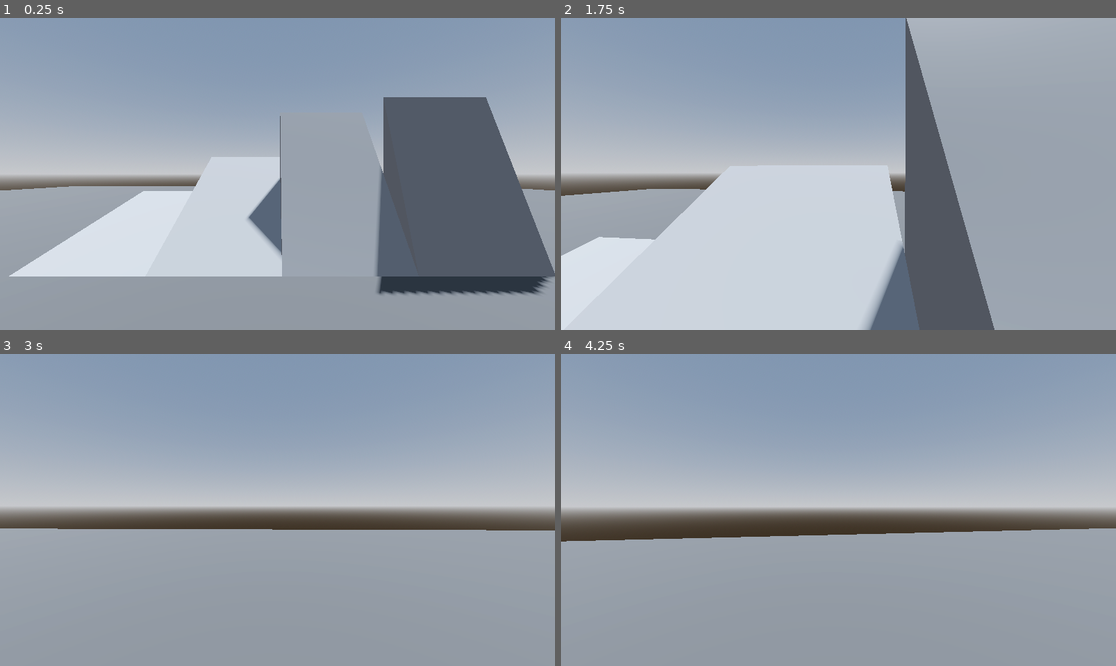
Above: before the commit, frames 1-4 (two rows, left to right).
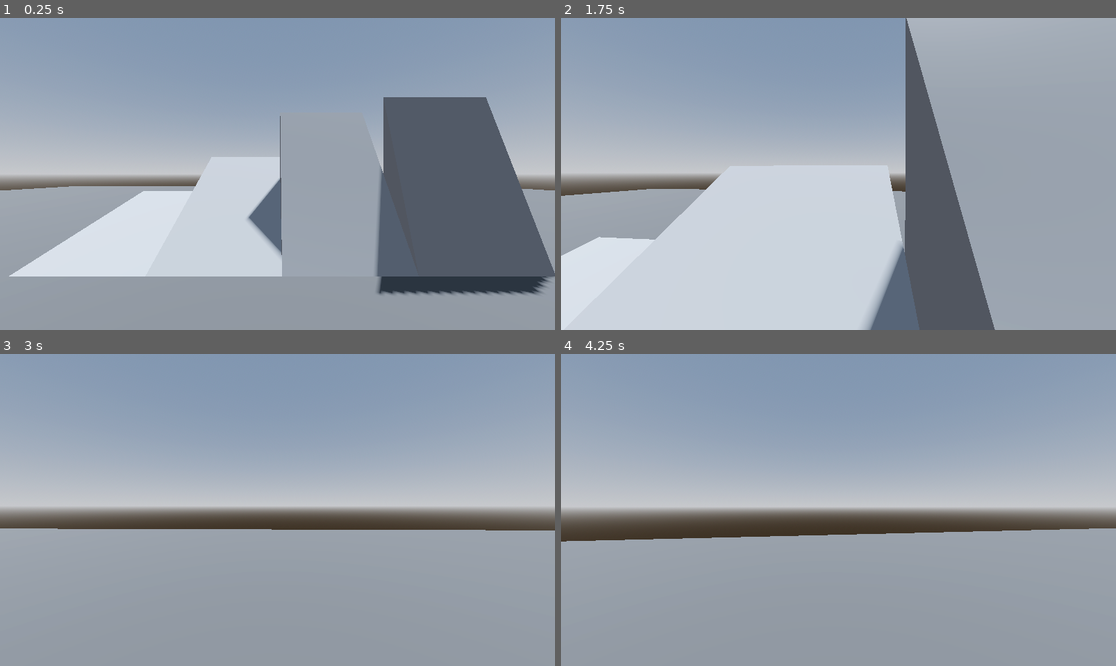
Above: after the commit, the same moments.

Repository: alexjhetherington/godot-character-controller-example
Game: Godot game, scene res://demo.tscn
Same seed, same stepped clock (60 frames per second), same inputs: the game is played once before the commit and once after it.
Inputs (mouse positions are in pixels of both pictures, inside the frame that each line leads up to):
- Up to frame 1 (0.25 s): no input
- Up to frame 2 (1.75 s): tap Enter at 0.5 s; move the mouse to (866, 174) at 0.52 s; hold W (move_forward) from 0.53 s (still down); tap Shift (sprint) at 0.6, 1.35 s; move the mouse to (810, 174) at 1.27 s
- Up to frame 3 (3 s): keep holding W (move_forward); move the mouse to (288, 503) at 2.02 s; tap Shift (sprint) at 2.1, 2.85 s; tap Space at 2.75 s; move the mouse to (271, 516) at 2.77 s
- Up to frame 4 (4.25 s): keep holding W (move_forward); tap Enter at 3.5 s; move the mouse to (877, 513) at 3.52 s; tap Shift (sprint) at 3.6 s

The runs differ from the first frame. In frame 1, less than 0.1% of the frame differs, in the area x 5-93%, y 46-79%; in frame 2, less than 0.1%, in the area x 7-79%, y 0-100%; in frame 3, less than 0.1%; in frame 4, less than 0.1%.

Commit message:
More appropriate snapping distance for main demo scene

Diff:
--- a/scenes/player.tscn
+++ b/scenes/player.tscn
@@ -14,6 +14,7 @@
 orientation = NodePath("Orientation")
 camera = NodePath("Orientation/Head/Smoother/Camera3D")
 collision_shape = NodePath("CollisionLarge")
+snap_to_ground_distance = 0.4
 
 [node name="CollisionLarge" type="CollisionShape3D" parent="."]
 transform = Transform3D(1, 0, 0, 0, 1, 0, 0, 0, 1, 0, 0.9, 0)
